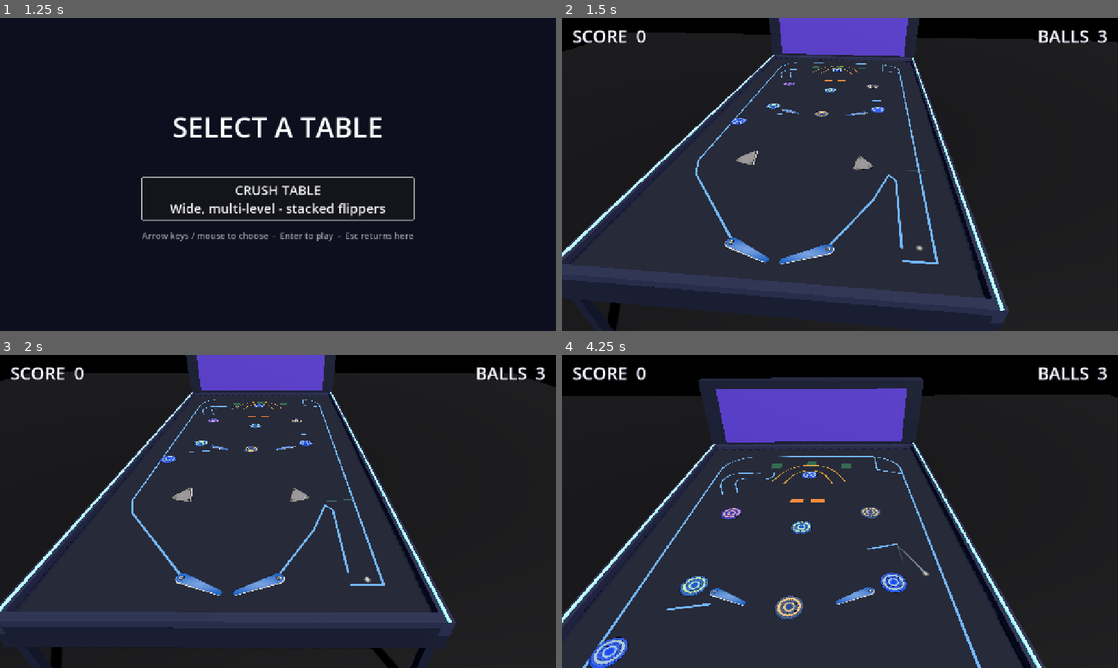
Above: before the commit, frames 1-4 (two rows, left to right).
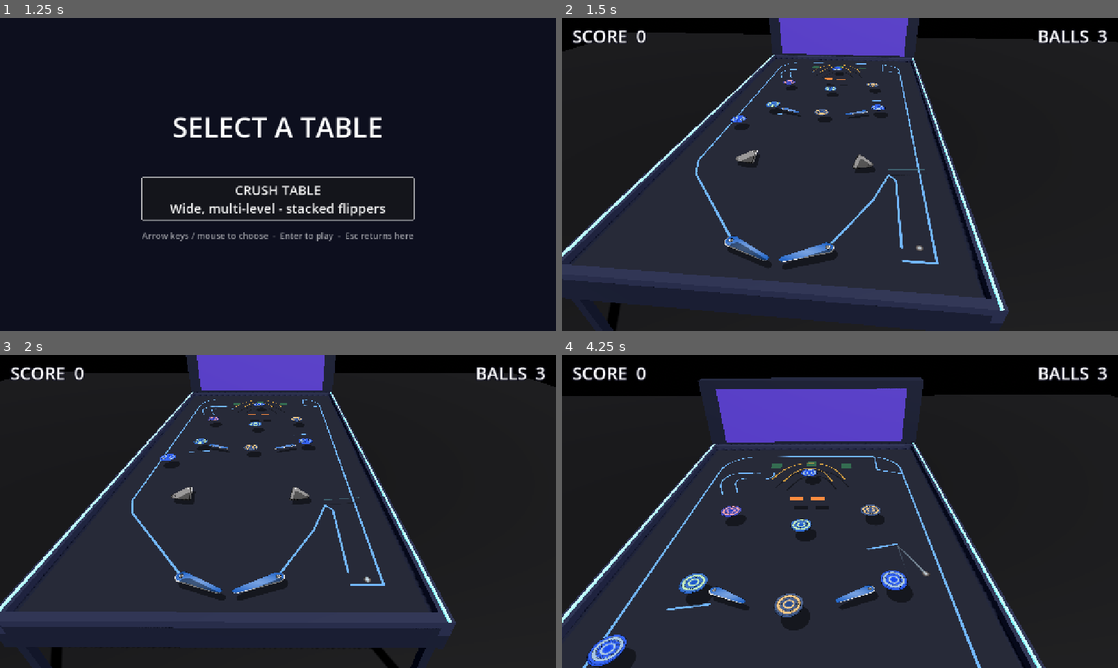
Above: after the commit, the same moments.

Repository: eddieedease/gdpb
Game: Godot game, scene res://scenes/table_select.tscn
The game is run twice, just before and just after one commit, with the same random seed, the same clock (stepped at 60 frames per second) and the same inputs. Sound files missing from this copy of the repository are replaced by a short silence.
Inputs:
- Up to frame 1 (1.25 s): hold E (nudge_right) from 0.53 s (still down)
- Up to frame 2 (1.5 s): release E (nudge_right) at 1.25 s; click "CRUSH TABLE Wide, multi-level…" at 1.25 s
- Up to frame 3 (2 s): no input
- Up to frame 4 (4.25 s): hold Down (ui_down) 2.03-2.78 s; tap Space (launch) at 2.1, 3.6 s; hold E (nudge_right) 2.78-3.53 s; hold Space (launch) 2.78-3.53 s; hold Up (ui_up) from 3.53 s (still down)

Frame 1 is identical in both runs. In frame 2, 1.7% of the frame differs, in the area x 29-66%, y 14-81%; in frame 3, 1.7%; in frame 4, 3.2%, in the area x 4-63%, y 34-100%.

Commit message:
Ground the raised tiers with drop shadows; raise tier heights
The mid tier read as glued to the table. Two fixes:
- Each tier texture is drawn a second time just above the table surface,
  black at 45% alpha and offset (taller tier = longer offset) - a cheap,
  perfectly-matching drop shadow that anchors every raised piece.
- Heights raised: mid 0.14 -> 0.22, top 0.30 -> 0.42.
shadow_offset / shadow_opacity are exports on CrushView.

Co-Authored-By: Claude Opus 4.8 <noreply@anthropic.com>

Diff:
--- a/scripts/crush_view.gd
+++ b/scripts/crush_view.gd
@@ -25,8 +25,12 @@
 # the ball meets a bumper's skirt at floor level while the body towers above.
 
 ## Height of the mid / top tiers above the playfield, in metres.
-@export var mid_height := 0.14
-@export var top_height := 0.3
+@export var mid_height := 0.22
+@export var top_height := 0.42
+## Drop shadows: each tier is drawn a second time on the table surface,
+## darkened and offset, which anchors the raised pieces visually.
+@export var shadow_offset := Vector2(0.2, 0.16)
+@export var shadow_opacity := 0.45
 
 ## Camera height above the table plane.
 @export var camera_height := 8.2
@@ -84,6 +88,8 @@
 			child.reparent(_vp_mid)
 			_rehome_physics(child, space)
 	_add_screen(_vp.get_texture(), 0.0, false)
+	_add_shadow(_vp_mid.get_texture(), 0.012, 0.6)
+	_add_shadow(_vp_top.get_texture(), 0.024, 1.0)
 	_add_screen(_vp_mid.get_texture(), mid_height, true)
 	_add_screen(_vp_top.get_texture(), top_height, true)
 
@@ -113,6 +119,25 @@
 		PhysicsServer2D.body_set_space(node.get_rid(), space)
 	for c in node.get_children():
 		_rehome_physics(c, space)
+
+
+## A darkened, offset copy of a tier texture drawn just above the table
+## surface - reads as the tier's drop shadow. Higher tiers get a larger
+## offset (offset_scale) so taller pieces cast a longer shadow.
+func _add_shadow(tex: Texture2D, height: float, offset_scale: float) -> void:
+	var mesh := MeshInstance3D.new()
+	var quad := QuadMesh.new()
+	quad.size = TABLE_SIZE / PX_PER_M
+	mesh.mesh = quad
+	var mat := StandardMaterial3D.new()
+	mat.shading_mode = BaseMaterial3D.SHADING_MODE_UNSHADED
+	mat.albedo_texture = tex
+	mat.albedo_color = Color(0, 0, 0, shadow_opacity)
+	mat.transparency = BaseMaterial3D.TRANSPARENCY_ALPHA
+	mesh.material_override = mat
+	mesh.rotation_degrees.x = -90.0
+	mesh.position = Vector3(shadow_offset.x * offset_scale, height, shadow_offset.y * offset_scale)
+	add_child(mesh)
 
 
 func _add_screen(tex: Texture2D, height: float, transparent: bool) -> void:
